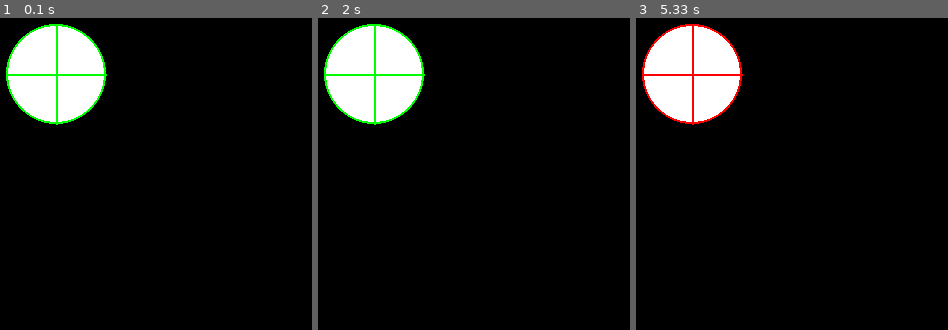
Above: before the commit, frames 1-3 (left to right).
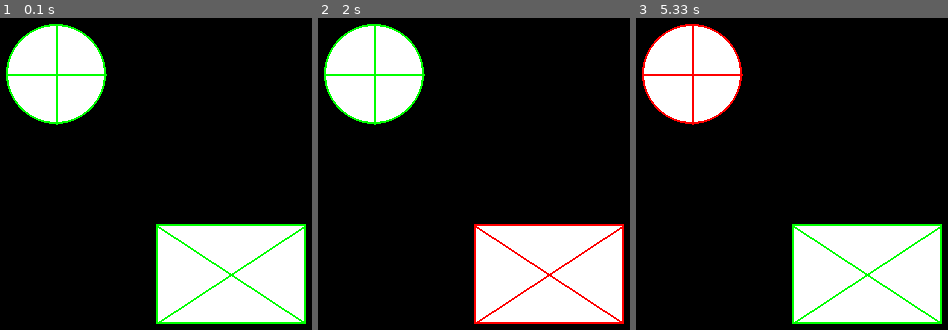
Above: after the commit, the same moments.

Repository: Supermango407/SPMG
Game: pygame game, started from test.py
The game is run twice, just before and just after one commit, with the same random seed, the same clock (stepped at 60 frames per second) and the same inputs.
Inputs (mouse positions are in pixels of both pictures, inside the frame that each line leads up to):
- Up to frame 1 (0.1 s): no input
- Up to frame 2 (2 s): click (480, 230) at 0.38 s; click (outside the picture) at 0.72 s; click (539, 273) at 1.05 s; click (358, 130) at 1.38 s; click (480, 292) at 1.72 s
- Up to frame 3 (5.33 s): click (726, 124) at 2.05 s; click (717, 64) at 5.08 s

The runs differ from the first frame. In frame 1, 15% of the frame differs, in the area x 50-99%, y 66-99%; in frame 2, 15%; in frame 3, 15%.

Commit message:
added rect collider

Diff:
--- a/collider.py
+++ b/collider.py
@@ -7,9 +7,11 @@
 
 class ColliderTypes(Enum):
     CIRCLE = 1
+    RECT = 2
 
 
 class Collider(Gameobject):
+    """a class for dectecting overlapping events."""
 
     def __init__(self, position, parrent=None, hidden=True):
         super().__init__(position, parrent, hidden)
@@ -23,21 +25,26 @@
         return False
 
     def mouse_over(self) -> bool:
-        return self.point_over(pygame.mouse.get_pos())
+        return self.point_over(Vector2(pygame.mouse.get_pos()))
 
 
 class CircleCollider(Collider):
 
-    def __init__(self, position=Vector2(0, 0), radius=None, border_width:float=2, parrent=None, hidden=True):
+    def __init__(self, position=Vector2(0, 0), radius:float=None, border_width:float=2, parrent:Gameobject=None, hidden:bool=True):
+        """
+        raduis: the size of the collier.
+            if raduis is None will default to parrents radius
+        """
         super().__init__(position, parrent, hidden)
         if radius != None:
             self.radius = radius
         else:
             self.radius = parrent.radius
+
         self.border_width = border_width
 
-    def point_over(self, pos):
-        return (pos-self.global_position()).magnitude() <= self.radius
+    def point_over(self, point:Vector2):
+        return (point-self.global_position()).magnitude() <= self.radius
 
     def draw(self):
         color = (255, 0, 0) if self.mouse_over() else (0, 255, 0)
@@ -47,6 +54,34 @@
         pygame.draw.line(Gameobject.window, color, Vector2(pos.x-self.radius, pos.y), Vector2(pos.x+self.radius, pos.y), self.border_width)
 
 
+class RectCollider(Collider):
+
+    def __init__(self, position=Vector2(0, 0), size:list[float, float]=None, border_width:float=2, parrent:Gameobject=None, hidden:bool=True):
+        """
+        size: the size of the collier.
+            if size is None will default to parrents size
+        """
+        super().__init__(position, parrent, hidden)
+        if size != None:
+            self.size = size
+        else:
+            self.size = parrent.size
+
+        self.border_width = border_width
+
+    def point_over(self, point:Vector2):
+        pos = self.global_position()
+        return pos.x < point.x < pos.x+self.size[0] and pos.y < point.y < pos.y+self.size[1]
+
+    def draw(self):
+        color = (255, 0, 0) if self.mouse_over() else (0, 255, 0)
+        pos = self.global_position()
+        pygame.draw.rect(Gameobject.window, color, (pos.x, pos.y, self.size[0], self.size[1]), self.border_width)
+        pygame.draw.line(Gameobject.window, color, Vector2(pos.x+self.border_width, pos.y+self.border_width), Vector2(pos.x+self.size[0]-self.border_width, pos.y+self.size[1]-self.border_width), self.border_width)
+        pygame.draw.line(Gameobject.window, color, Vector2(pos.x+self.border_width, pos.y+self.size[1]-self.border_width), Vector2(pos.x+self.size[0]-self.border_width, pos.y+self.border_width), self.border_width)
+
+
 collider_classes = {
-    ColliderTypes.CIRCLE: CircleCollider
+    ColliderTypes.CIRCLE: CircleCollider,
+    ColliderTypes.RECT: RectCollider,
 }
--- a/test.py
+++ b/test.py
@@ -2,7 +2,7 @@
 from pygame import Vector2
 import os
 from gameobject import Gameobject
-from collider import CircleCollider
+from collider import CircleCollider, RectCollider
 
 
 class Circle(Gameobject):
@@ -15,13 +15,29 @@
         super().__init__(position)
         self.radius = radius
         self.color = color
-        self.collider = CircleCollider(parrent=self, hidden=False, border_width=2)
+        self.collider = CircleCollider(parrent=self, hidden=False)
 
     def draw(self):
         pygame.draw.circle(Gameobject.window, self.color, self.global_position(), self.radius)
 
 
+class Rect(Gameobject):
+    def __init__(self, position, size:list[float, float], color:tuple[int, int, int]):
+        """
+            color: the color of the circle.
+        """
+        super().__init__(position)
+        self.size = size
+        self.color = color
+        self.collider = RectCollider(parrent=self, hidden=False)
+
+    def draw(self):
+        pos = self.global_position()
+        pygame.draw.rect(Gameobject.window, self.color, (pos.x, pos.y, self.size[0], self.size[1]))
+
+
 circle = Circle(Vector2(150, 100), 50, (255, 255, 255))
+rect = Rect(Vector2(250, 250), [150, 100], (255, 255, 255))
 
 
 if __name__ == '__main__':
